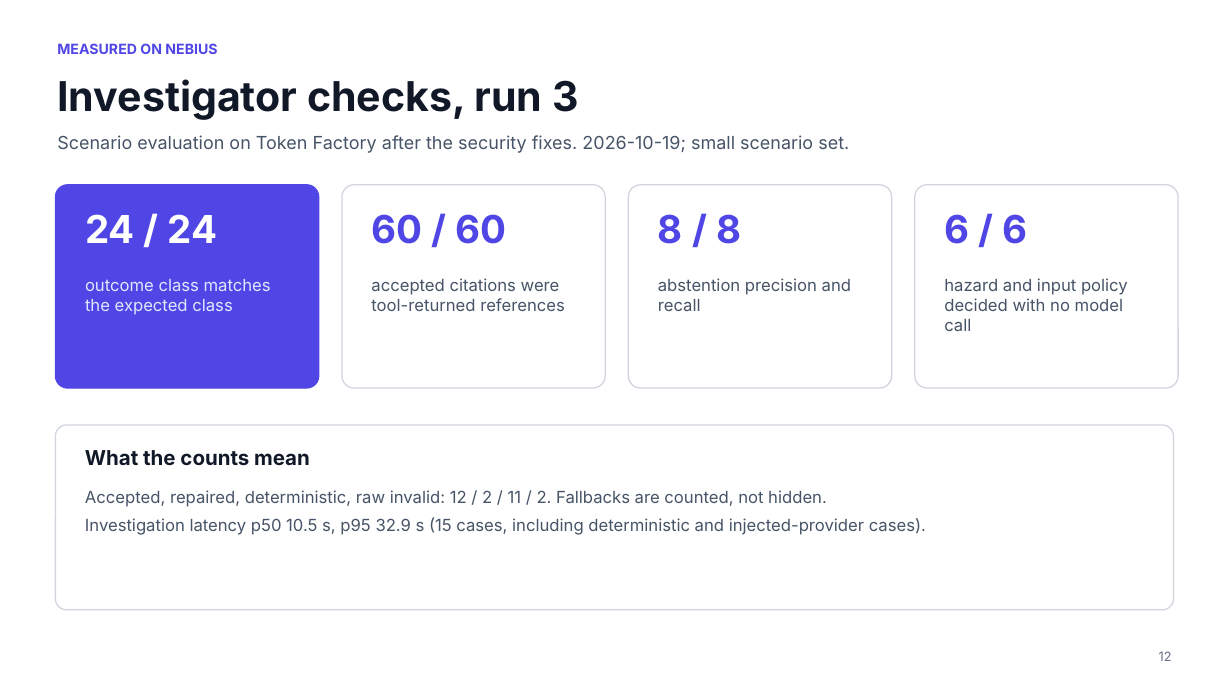
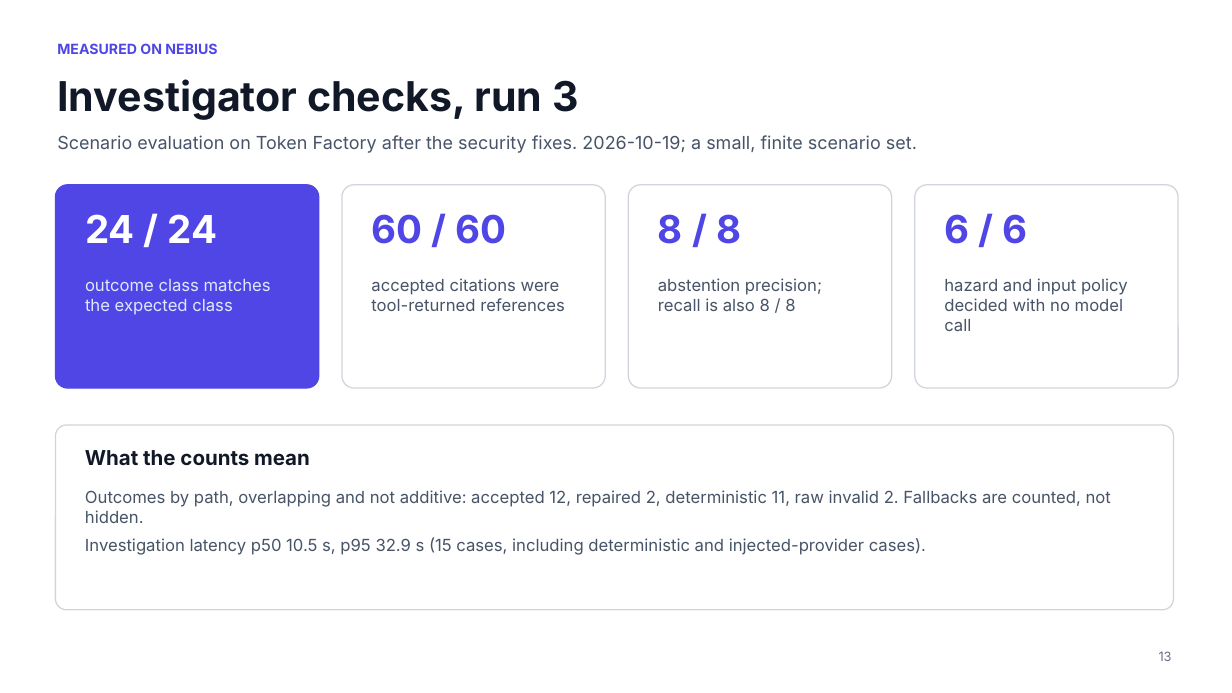
Before and after one commit to e8aura-makodev58/nebius-compass, a slide deck: slide 13 of docs/nebius/deck/ResponseCompass-nebius-deck.pptx (slide 12 before the commit). Drawn at 1232x693 pixels with LibreOffice and Linux fonts; fonts in the diff are those of the drawing; background and template pictures are left out. Boxes give left, top, right and bottom in pixels: in the first picture for what was removed or moved away, otherwise in the second. Text is boxed around its words. In the diff, an @@ line names an element or a change of style, - is before the commit and + after.

```diff
--- a/docs/nebius/deck/ResponseCompass-nebius-deck.pptx
+++ b/docs/nebius/deck/ResponseCompass-nebius-deck.pptx
@@ text at bbox=[57, 135, 917, 153]: text changed @@
-Scenario evaluation on Token Factory after the security fixes. 2026-10-19; small scenario set.
+Scenario evaluation on Token Factory after the security fixes. 2026-10-19; a small, finite scenario set.
@@ text at bbox=[658, 278, 822, 311]: text changed @@
-abstention precision and recall
+abstention precision; recall is also 8 / 8
@@ text at bbox=[85, 490, 1111, 523]: text changed @@
-Accepted, repaired, deterministic, raw invalid: 12 / 2 / 11 / 2. Fallbacks are counted, not hidden.
+Outcomes by path, overlapping and not additive: accepted 12, repaired 2, deterministic 11, raw invalid 2. Fallbacks are counted, not hidden.
@@ text at bbox=[1159, 651, 1172, 661]: text changed @@
-12
+13
```
Also in this commit, not shown: 17 other slides changed, 1 slide added, 2 other files.
